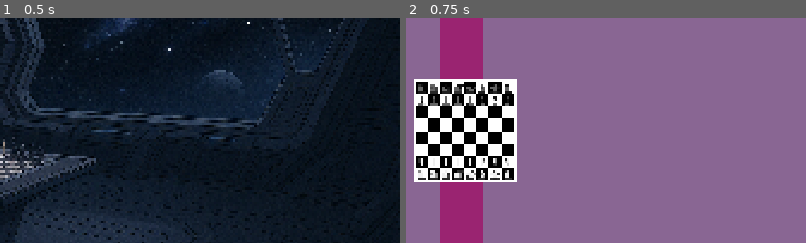
Above: before the commit, frames 1-2 (left to right).
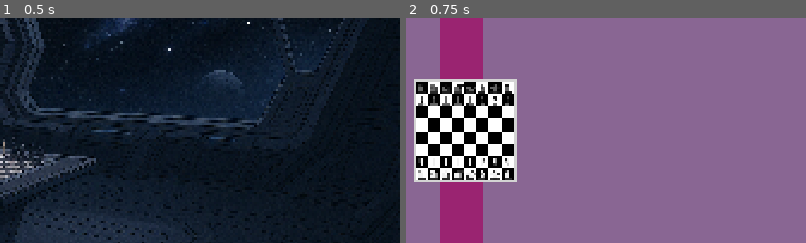
Above: after the commit, the same moments.

Repository: Narik-tech/NarikChess
Game: Godot game, scene res://scenes/main.tscn
Two runs of this game, one before a commit and one after it. Both use one fixed random seed, a clock stepped at 60 frames per second and the inputs below.
Inputs:
- Up to frame 1 (0.5 s): no input
- Up to frame 2 (0.75 s): click "Start" at 0.5 s
The pictures show only the part of the screen within x 47-97%, y 32-82%; the shares and areas given below are measured in that part.

Frame 1 is identical in both runs. In frame 2, 1.1% of the frame differs, in the area x 2-28%, y 27-73%.

Commit message:
Refactor placement of boards to use generic GameGrid

Diff:
--- a/mods/Duck.gd
+++ b/mods/Duck.gd
@@ -64,6 +64,6 @@
 func duck_placable(board: Board) -> bool:
 	if board.is_white == chess_logic.is_white_turn:
 		return false
-	if chess_logic.get_board(board.coord + board.time_plus) != null:
+	if chess_logic.get_board(board.coord + Vector2i.RIGHT) != null:
 		return false
 	return true
--- a/scenes/chess.tscn
+++ b/scenes/chess.tscn
@@ -1,9 +1,11 @@
-[gd_scene load_steps=5 format=3 uid="uid://ca8xd7ra6en0h"]
+[gd_scene load_steps=7 format=3 uid="uid://ca8xd7ra6en0h"]
 
 [ext_resource type="Script" uid="uid://bkstioe7xue8q" path="res://scripts/chess.gd" id="1_iqcxx"]
 [ext_resource type="Script" uid="uid://wfpt25m8phqm" path="res://scripts/user_interface/camera_pan.gd" id="2_7ohv5"]
-[ext_resource type="PackedScene" uid="uid://dp8y7jqouk46g" path="res://scenes/chess_logic.tscn" id="2_8vtbg"]
+[ext_resource type="Script" uid="uid://o4ohxqxvdj54" path="res://scripts/chess_logic.gd" id="2_urbgs"]
 [ext_resource type="Script" uid="uid://b6wp1qbd66t5m" path="res://scripts/user_interface/turn_indicator.gd" id="3_8vtbg"]
+[ext_resource type="Script" uid="uid://dwidaer5v3rcr" path="res://scripts/game_grid_container.gd" id="5_8vtbg"]
+[ext_resource type="Script" uid="uid://cfd3waac0w4b1" path="res://scripts/user_interface/present_line.gd" id="6_urbgs"]
 
 [node name="Chess" type="Node" node_paths=PackedStringArray("info_display", "mod_ui_container", "chess_logic")]
 script = ExtResource("1_iqcxx")
@@ -11,7 +13,28 @@
 mod_ui_container = NodePath("ChessUI/ModUIContainer")
 chess_logic = NodePath("ChessLogic")
 
-[node name="ChessLogic" parent="." instance=ExtResource("2_8vtbg")]
+[node name="PresentLine" type="ColorRect" parent="." node_paths=PackedStringArray("chess_logic")]
+offset_left = 12.0
+offset_top = 50000.0
+offset_right = 52.0
+offset_bottom = 1050000.0
+scale = Vector2(4.28261, -5.46906)
+pivot_offset = Vector2(-30, 0)
+mouse_filter = 2
+color = Color(0.619608, 0.0823529, 0.411765, 0.811765)
+script = ExtResource("6_urbgs")
+chess_logic = NodePath("../ChessLogic")
+
+[node name="ChessLogic" type="Node" parent="." node_paths=PackedStringArray("board_grid", "present")]
+script = ExtResource("2_urbgs")
+board_grid = NodePath("BoardGrid")
+present = NodePath("../PresentLine")
+
+[node name="BoardGrid" type="Container" parent="ChessLogic"]
+offset_right = 500.0
+offset_bottom = 500.0
+script = ExtResource("5_8vtbg")
+metadata/_custom_type_script = "uid://dwidaer5v3rcr"
 
 [node name="CameraPan" type="Camera2D" parent="."]
 position = Vector2(50.255, 74.38)
--- a/scenes/chess_logic.tscn
+++ b/scenes/chess_logic.tscn
@@ -1,17 +1,6 @@
-[gd_scene load_steps=3 format=3 uid="uid://dp8y7jqouk46g"]
+[gd_scene load_steps=2 format=3 uid="uid://d1h1eg1vxe772"]
 
 [ext_resource type="Script" uid="uid://o4ohxqxvdj54" path="res://scripts/chess_logic.gd" id="1_pi0rx"]
-[ext_resource type="Script" uid="uid://cfd3waac0w4b1" path="res://scripts/user_interface/present_line.gd" id="2_kku4w"]
 
 [node name="ChessLogic" type="Node2D"]
 script = ExtResource("1_pi0rx")
-
-[node name="PresentLine" type="ColorRect" parent="."]
-offset_left = 12.0
-offset_top = 50000.0
-offset_right = 52.0
-offset_bottom = 1050000.0
-scale = Vector2(4.28261, -5.46906)
-pivot_offset = Vector2(-30, 0)
-color = Color(0.619608, 0.0823529, 0.411765, 0.811765)
-script = ExtResource("2_kku4w")
--- a/scripts/board.gd
+++ b/scripts/board.gd
@@ -1,35 +1,26 @@
 ## Represents a single board instance, managing piece placement, duplication, and spatial attributes.
 class_name Board
-extends Node
+extends Control
 
 @export var board_grid: GameGrid
 
-static var board_interval = 480
-const time_plus = Vector2i(1,0)
-const board_size = 8
-const block_pixel_size = 60
-
 var coord: Vector2i:
-	set(val):
-		coord = val
-		recalculateBoardPosition()
+	get:
+		return get_meta("coord")
 
 var is_white: bool:
 	get:
 		return coord.x % 2 == 0
 
-var chess_logic: ChessLogic:
-	get:
-		return get_parent()
+var chess_logic: ChessLogic
 
 static var board_scene := preload("res://scenes/board.tscn")
 
-##instances a board under the provided parent
-static func new_board(parent: Node):
+##instances a board
+static func inst(_chess_logic: ChessLogic):
 	var instance = board_scene.instantiate()
+	instance.chess_logic = _chess_logic
 	instance.createBaseBoard()
-	parent.add_child(instance)
-	Chess.singleton.on_starting_board_created.emit(instance)
 	return instance
 
 func all_pieces() -> Array:
@@ -38,13 +29,13 @@
 func board_playable() -> bool:
 	if is_white != chess_logic.is_white_turn:
 		return false
-	if chess_logic.get_board(coord + time_plus) != null:
+	if chess_logic.get_board(coord + Vector2i.RIGHT) != null:
 		return false
 	return true
 
-func duplicate_board(coord) -> Board:
+func duplicate_board() -> Board:
 	var instance: Board = board_scene.instantiate()
-	instance.coord = Vector2i(coord.x, coord.y)
+	instance.chess_logic = chess_logic
 	for piece in all_pieces():
 		if piece is Piece:
 			if piece is ChessPiece:
@@ -59,21 +50,20 @@
 func get_piece(vec) -> Piece:
 	return board_grid.get_control(piece_coord(vec))
 
-func recalculateBoardPosition():
-	var vec =  Vector2i(coord.x * board_interval, coord.y * board_interval)
-	self.position = vec
+func _ready():
 	$BoardOutline.color = Color.LIGHT_GRAY if is_white else Color.DIM_GRAY
 
 func place_piece(piece: Piece, place_coord, layer = null) -> bool:
-	if layer is int:
-		board_grid.place_control(piece, piece_coord(place_coord), layer)
-	return board_grid.place_control(piece, piece_coord(place_coord), 1 if piece.is_overlay else 0)
+	return board_grid.place_control(piece, piece_coord(place_coord), layer if layer is int else 1 if piece.is_overlay else 0)
 
 func piece_coord(vec) -> Vector2i:
 	if vec is Vector2i: return vec
 	if vec is Vector4i: return Vector2i(vec.z, vec.w)
 	assert(false)
 	return Vector2i.ZERO
+
+func piece_coord_valid(vec: Vector2i):
+	return board_grid.coord_in_range(vec)
 
 func createBaseBoard():
 	# Place pawns
--- a/scripts/chess_logic.gd
+++ b/scripts/chess_logic.gd
@@ -2,7 +2,8 @@
 class_name ChessLogic
 extends Node
 
-static var board := preload("res://scenes/board.tscn")
+@export var board_grid: GameGrid
+@export var present: ColorRect
 
 signal boardstate_changed()
 signal turn_changed(white_turn: bool)
@@ -14,7 +15,6 @@
 		is_white_turn = val
 		turn_changed.emit(is_white_turn)
 
-@onready var present = $PresentLine
 
 func submit_turn() -> bool:
 	calculate_present()
@@ -38,7 +38,9 @@
 	turn_changed.connect($"../ChessUI/TurnIndicator"._on_turn_changed)
 
 func start_game():
-	Board.new_board(self)
+	var board = Board.inst(self)
+	board_grid.place_control(board, Vector2i.ZERO)
+	Chess.singleton.on_starting_board_created.emit(board)
 	boardstate_changed.emit()
 
 
@@ -67,16 +69,18 @@
 
 
 ## returns the next board in time, creating one if there isn't one
-func next_board(orig_board: Vector4i, branch: bool = false):
-	var next_vec = orig_board + time_plus
+func next_board(orig_board, branch: bool = false):
+	if orig_board is Vector4i:
+		orig_board = Vector2i(orig_board.x, orig_board.y)
+	var next_vec = orig_board + Vector2i.RIGHT
 	var next = get_board(next_vec)
 	if branch and next != null:
-		next = get_board(orig_board).duplicate_board(Vector2i(next_vec.x, new_line_position(orig_board)))
-		self.add_child(next)
+		next = get_board(orig_board).duplicate_board()
+		board_grid.place_control(next, Vector2i(next_vec.x, new_line_position(orig_board)))
 
 	if next == null:
-		next = get_board(orig_board).duplicate_board(next_vec)
-		self.add_child(next)
+		next = get_board(orig_board).duplicate_board()
+		board_grid.place_control(next, next_vec)
 	return next
 
 func show_legal_moves(vec: Vector4i):
@@ -100,7 +104,9 @@
 				if dims == 1 and dest_piece != null: break
 				if dims == 2 and (dest_piece == null or dest_piece.is_overlay): break
 #
-			get_board(squareToMove).place_piece(MoveHighlight.inst(Chess.singleton._on_piece_destination_selected), Vector2i(squareToMove.z,squareToMove.w))
+			var highlight = MoveHighlight.inst(Chess.singleton._on_piece_destination_selected)
+			highlight.is_overlay = true
+			get_board(squareToMove).place_piece(highlight, Vector2i(squareToMove.z,squareToMove.w))
 
 			if dest_piece: break
 
@@ -122,25 +128,31 @@
 			black = board.coord.y
 		if board.coord.y > white:
 			white = board.coord.y
-	var max = -black + 1
-	var min = -white - 1
+	var max_line = -black + 1
+	var min_line = -white - 1
 	var present_position: int = 1000000
-	for active in get_boards().filter(func(b): return b.coord.y <= max and b.coord.y >= min and get_board(b.coord + Vector2i(1,0)) == null):
+
+	var boards = get_boards()
+	boards = boards.filter(func(b): return b.coord.y <= max_line)
+	boards = boards.filter(func(b): return b.coord.y >= min_line)
+	boards = boards.filter(func(b): return get_board(b.coord + Vector2i(1,0)) == null)
+
+	for active in boards:
 		if active.coord.x < present_position:
 			present_position = active.coord.x
+	#board_grid.place_control(present, Vector2i(present_position, 0), 0)
 	present.coord = present_position
 
 func coord_valid(piece_vec: Vector4i) -> bool:
-	return not (piece_vec.z < 0 or piece_vec.z > 7 or piece_vec.w < 0 or piece_vec.w > 7 or get_board(piece_vec) == null)
+	var board = get_board(piece_vec)
+	if board == null: return false
+	return board.piece_coord_valid(Vector2i(piece_vec.z,piece_vec.w))
 
 func get_piece(vec: Vector4i) -> Piece:
 	return get_board(vec).get_piece(vec)
 
 func get_board(vec) -> Board:
-	var boards = get_boards().filter(func(board): return Vector2i(vec.x, vec.y) == board.coord)
-	assert(boards.size() < 2)
-	if boards.size() != 1: return null
-	return boards.front()
+	return board_grid.get_control(Vector2i(vec.x, vec.y))
 
 func get_boards() -> Array:
 	var boards = get_tree().get_nodes_in_group("Board").filter(Globals.is_valid_node)
--- a/scripts/game_grid_container.gd
+++ b/scripts/game_grid_container.gd
@@ -19,27 +19,17 @@
 	if control is TextureRect:
 		(control as TextureRect).expand_mode = TextureRect.EXPAND_IGNORE_SIZE
 	var key = _coord_layer_to_vector3i(coord, layer)
-	if not _coord_in_range(coord):
+	if not coord_in_range(coord):
 		return false
 
 	if _map.has(key):
 		_map[key].queue_free()
-		#var existing: Control = _map[key]
-		#if is_instance_valid(existing) and existing != control:
-			#return false
 
-	# Remove old mapping for this control if it already had a coord
-	#if control.has_meta("coord"):
-		#var old_coord: Vector2i = control.get_meta("coord") as Vector2i
-		#if _map.get(old_coord) == control:
-			#_map.erase(old_coord)
-
-	if control.get_parent() != self:
-		if control.get_parent() != null:
-			control.get_parent().remove_child(control)
-		add_child(control)
-
+	if control.get_parent() != null:
+		control.get_parent().remove_child(control)
 	control.set_meta("coord", coord)
+	control.z_index = layer
+	add_child(control)
 	_map[key] = control
 	queue_sort()
 	_rebuild_map()
@@ -51,19 +41,13 @@
 	var key = _coord_layer_to_vector3i(coord, layer)
 	if _map.has(key):
 		var c: Control = _map[key]
-		if is_instance_valid(c):
+		if _is_valid_node(c):
 			return c
-		_map.erase(coord)
-
-	#for child in get_children():
-		#if child is Control and child.has_meta("coord") and (child.get_meta("coord") as Vector2i) == coord:
-			#_map[key] = child
-			#return child
-
+		_map.erase(key)
 	return null
 
 func all_controls():
-	return get_children()
+	return get_children().filter(_is_valid_node)
 
 func mouse_coord() -> Vector2i:
 	var local_pos = get_local_mouse_position()
@@ -71,6 +55,23 @@
 	var vert = local_pos.y/(size.y/_divisor(vertical_items))
 	var local_coord_pos = Vector2i(floor(horz), floor(vert))
 	return local_coord_pos
+
+func cell_size() -> Vector2:
+	# Rule: each cell is 1/N of this GameGrid's size when N > 1.
+	# 0 or 1 means "one cell fills the whole axis".
+	var cols := _divisor(horizontal_items)
+	var rows := _divisor(vertical_items)
+	return Vector2(size.x / float(cols), size.y / float(rows))
+
+func coord_in_range(coord: Vector2i) -> bool:
+	# Any axis set to 0 tiles infinitely on that axis (no bounds check).
+	if horizontal_items > 0:
+		if coord.x < 0 or coord.x >= horizontal_items:
+			return false
+	if vertical_items > 0:
+		if coord.y < 0 or coord.y >= vertical_items:
+			return false
+	return true
 
 func _ready() -> void:
 	_rebuild_map()
@@ -85,7 +86,7 @@
 
 
 func _sort_into_grid() -> void:
-	var cell := _cell_size()
+	var cell := cell_size()
 
 	for child in get_children():
 		if child is not Control:
@@ -99,27 +100,8 @@
 		fit_child_in_rect(child, rect)
 
 
-func _cell_size() -> Vector2:
-	# Rule: each cell is 1/N of this GameGrid's size when N > 1.
-	# 0 or 1 means "one cell fills the whole axis".
-	var cols := _divisor(horizontal_items)
-	var rows := _divisor(vertical_items)
-	return Vector2(size.x / float(cols), size.y / float(rows))
-
 func _divisor(n: int) -> int:
 	return 1 if n <= 1 else n
-
-
-func _coord_in_range(coord: Vector2i) -> bool:
-	# Any axis set to 0 tiles infinitely on that axis (no bounds check).
-	if horizontal_items > 0:
-		if coord.x < 0 or coord.x >= horizontal_items:
-			return false
-	if vertical_items > 0:
-		if coord.y < 0 or coord.y >= vertical_items:
-			return false
-	return true
-
 
 func _rebuild_map() -> void:
 	_map.clear()
@@ -130,3 +112,10 @@
 
 func _coord_layer_to_vector3i(coord: Vector2i, layer: int) -> Vector3i:
 	return Vector3i(coord.x, coord.y, layer)
+
+func _is_valid_node(node: Node) -> bool:
+	if not is_instance_valid(node):
+		return false
+	if node.is_queued_for_deletion():
+		return false
+	return true
--- a/scripts/piece_scripts/piece.gd
+++ b/scripts/piece_scripts/piece.gd
@@ -4,7 +4,6 @@
 
 signal on_piece_clicked(coord: Vector2i)
 
-static var piece_script = preload("res://scripts/piece_scripts/piece.gd")
 static var square_scene = preload("res://scenes/pieces/solid_color_piece.tscn")
 static var texture_piece = preload("res://scenes/pieces/texture_piece.tscn")
 
@@ -25,6 +24,7 @@
 var coord: Vector2i:
 	get:
 		return get_meta("coord")
+
 var board: Board:
 	get:
 		return get_parent().get_parent()
--- a/scripts/user_interface/present_line.gd
+++ b/scripts/user_interface/present_line.gd
@@ -1,6 +1,8 @@
 ## Summary: UI element that indicates the currently playable timeline column.
 class_name Present
 extends ColorRect
+
+@export var chess_logic: ChessLogic
 
 var coord: int:
 	set(val):
@@ -12,4 +14,4 @@
 		return coord%2 == 0
 
 func recalculate_position():
-	self.position.x = coord * Board.board_interval
+	self.position.x = coord * chess_logic.board_grid.cell_size().x
